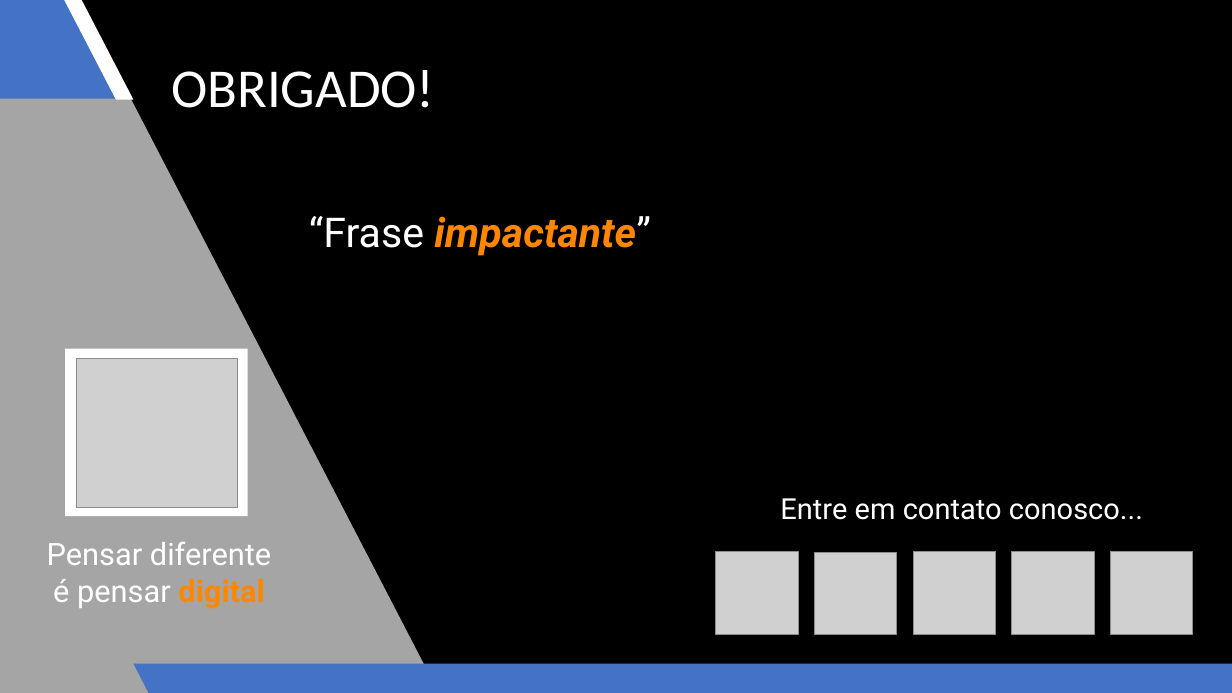
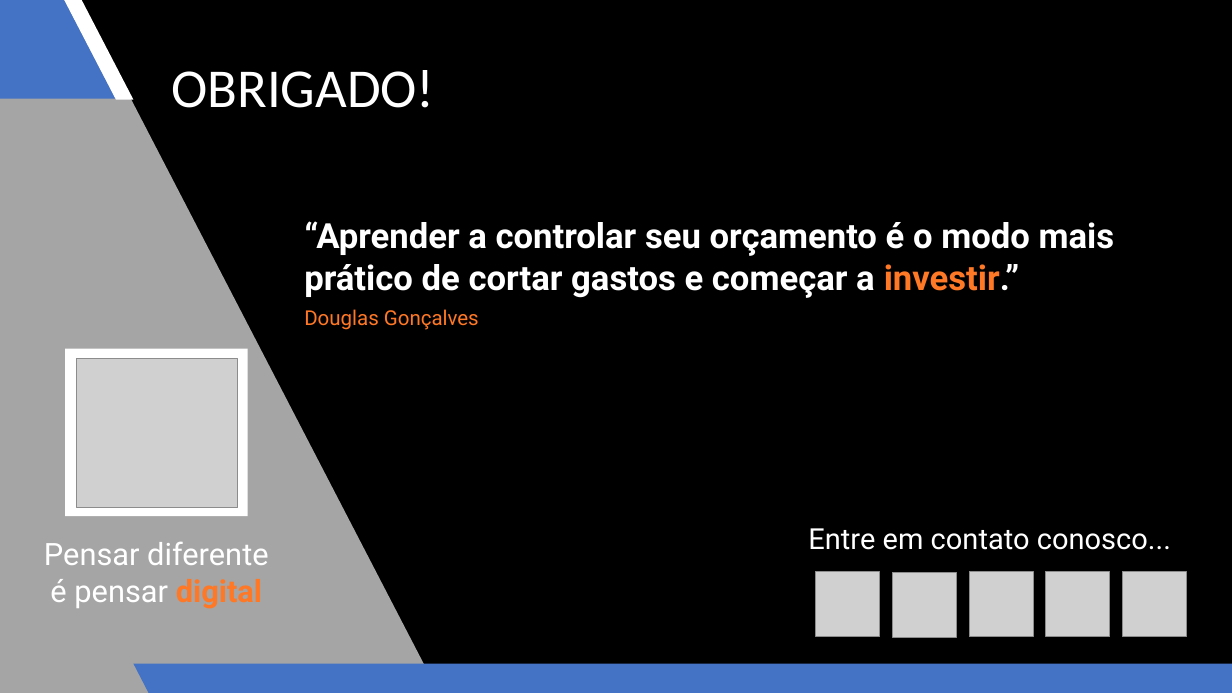
Before and after one commit to tech-warriors-corporation/profitco, a slide deck: slide 6 of presentation.pptx. Drawn at 1232x693 pixels with LibreOffice and Linux fonts; fonts in the diff are those of the drawing; grey boxes stand for pictures. Boxes give left, top, right and bottom in pixels: in the first picture for what was removed or moved away, otherwise in the second. Text is boxed around its words. In the diff, an @@ line names an element or a change of style, - is before the commit and + after.

```diff
--- a/presentation.pptx
+++ b/presentation.pptx
@@ text at [304, 221, 1115, 330]: text changed; size 32 to 27 pt; text colour #FF8700 to #FFFFFF; italic off @@
-“Frase impactante”
+“Aprender a controlar seu orçamento é o modo mais prático de cortar gastos e começar a investir.”
+Douglas Gonçalves
@@ text "Entre em contato conosco...": place and size @@
-text "Entre em contato conosco..." at [780, 498, 1143, 520]
+text "Entre em contato conosco..." at [808, 528, 1171, 550]
@@ text "Pensar diferente é pensar digital" at [44, 542, 268, 609]: text colour #FF8700 to #FF7825 in "digital" @@
@@ picture: place and size @@
-picture at [716, 552, 799, 634]
+picture at [816, 572, 880, 637]
@@ picture: place and size @@
-picture at [814, 553, 897, 635]
+picture at [893, 572, 957, 637]
@@ picture: place and size @@
-picture at [913, 552, 995, 634]
+picture at [970, 572, 1033, 637]
@@ picture: place and size @@
-picture at [1012, 552, 1094, 634]
+picture at [1046, 572, 1110, 637]
@@ picture: place and size @@
-picture at [1111, 552, 1193, 634]
+picture at [1123, 572, 1187, 637]
```
Also in this commit, not shown: 3 other slides changed.
